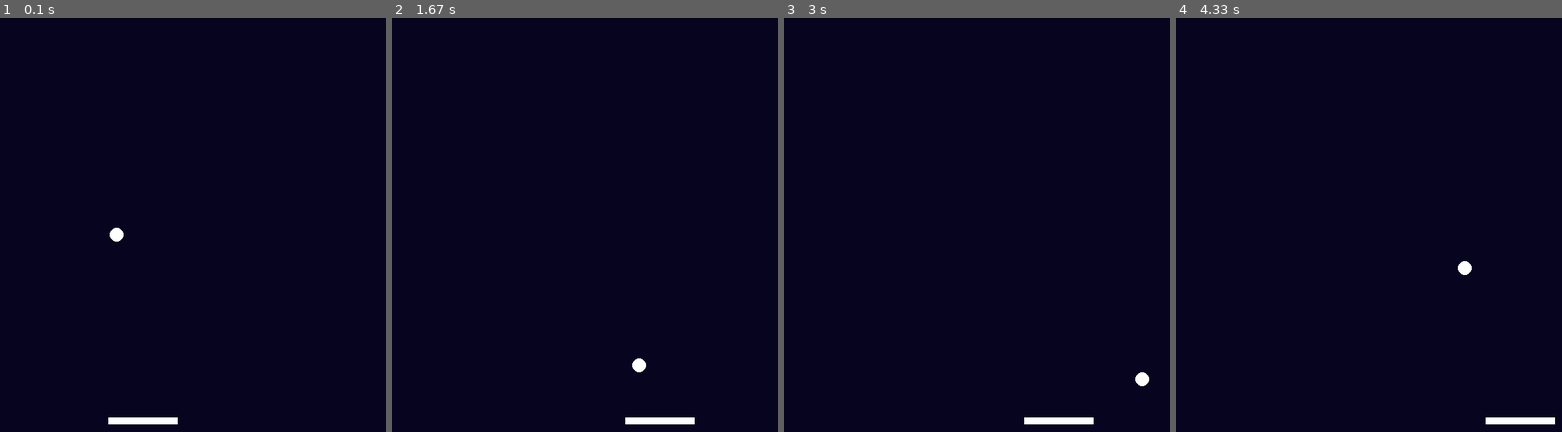
Above: before the commit, frames 1-4 (left to right).
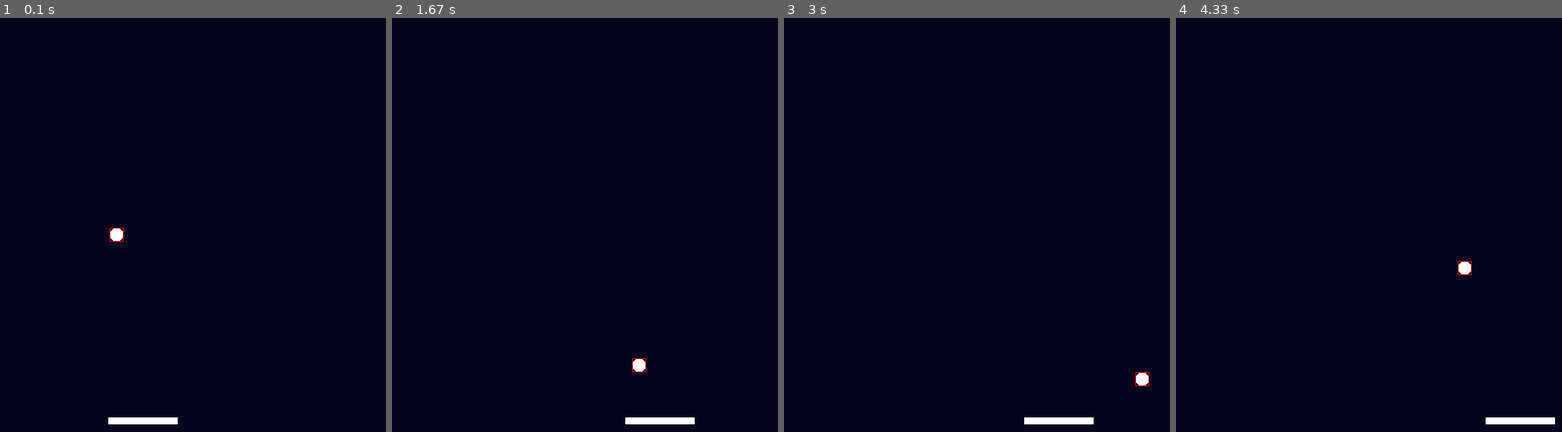
Above: after the commit, the same moments.

Repository: gnikkoch96/pygame-projects
Game: pygame game, started from brick_breaker/main.py
Two runs of this game, one before a commit and one after it. Both use one fixed random seed, a clock stepped at 60 frames per second and the inputs below.
Inputs:
- Up to frame 1 (0.1 s): no input
- Up to frame 2 (1.67 s): hold Right 0.33-0.8 s; hold Right 0.83-1.3 s; hold Left from 1.33 s (still down)
- Up to frame 3 (3 s): release Left at 1.87 s; hold Left 1.9-2.3 s; hold Right 2.33-2.97 s
- Up to frame 4 (4.33 s): hold Left 3-3.47 s; hold Right 3.5-3.97 s; hold Right from 4 s (still down)

The runs differ from the first frame. In frame 1, less than 0.1% of the frame differs, in the area x 28-33%, y 50-55%; in frame 2, less than 0.1%; in frame 3, less than 0.1%; in frame 4, less than 0.1%.

Commit message:
feat: added hitbox to ball

Diff:
--- a/brick_breaker/entities/ball.py
+++ b/brick_breaker/entities/ball.py
@@ -2,25 +2,31 @@
 from config import SCREEN_HEIGHT, SCREEN_WIDTH
 
 class Ball:
-    def __init__(self, x: int, y: int, size: int = 10, speed_x: int = 2, speed_y: int = 2):
+    def __init__(self, x: int, y: int, radius: int = 10, speed_x: int = 2, speed_y: int = 2):
         self.x = x
         self.y = y
-        self.size = size # diameter
+        self.radius = radius
         self.speed_x = speed_x
         self.speed_y = speed_y
         self.color = pygame.Color("#ffffff")
+        self.hitbox = pygame.Rect(self.x - self.radius, self.y - self.radius, self.radius * 2, self.radius * 2)
 
     def update(self):
         # bounce x-axis
-        if self.x + self.size  >= SCREEN_WIDTH or self.x - self.size < 0:
+        if self.x + self.radius  >= SCREEN_WIDTH or self.x - self.radius < 0:
             self.speed_x *= -1
 
         # bounce y-axis
-        if self.y + self.size >= SCREEN_HEIGHT or self.y - self.size < 0:
+        if self.y + self.radius >= SCREEN_HEIGHT or self.y - self.radius < 0:
             self.speed_y *= -1
 
         self.x += self.speed_x
         self.y += self.speed_y
 
+        self.hitbox.center = (self.x, self.y)
+
     def render(self, screen: pygame.Surface):
-        pygame.draw.circle(screen, self.color, (self.x, self.y), self.size)
+        pygame.draw.circle(screen, self.color, (self.x, self.y), self.radius)
+
+        # hitbox
+        pygame.draw.rect(screen, pygame.Color("#f90000"), self.hitbox, 1)
--- /dev/null
+++ b/brick_breaker/utils/collision.py
@@ -0,0 +1,5 @@
+from entities.ball import Ball
+from entities.player import Player
+
+def handle_collision(ball: Ball, player: Player, brick):
+    pass
